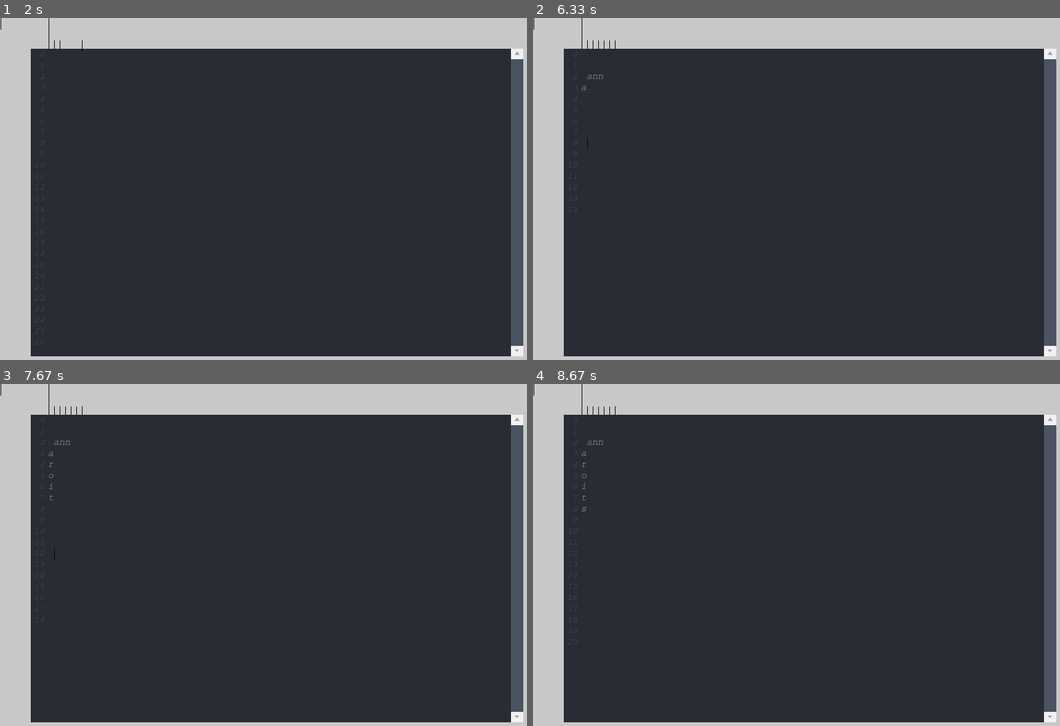
Above: before the commit, frames 1-4 (two rows, left to right).
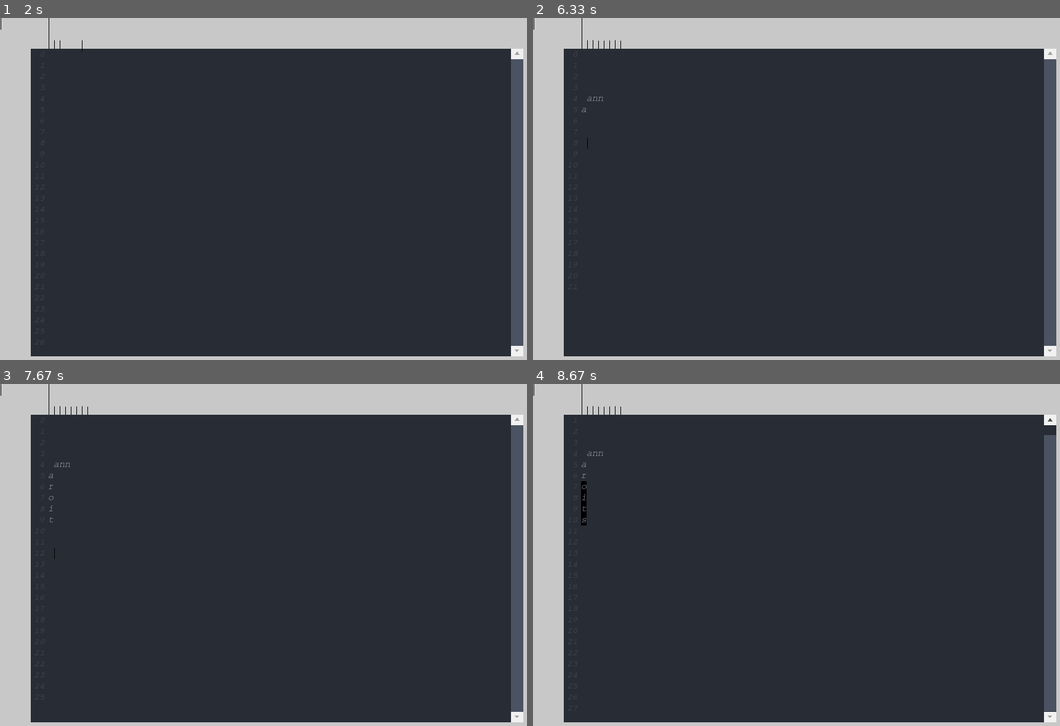
Above: after the commit, the same moments.

Repository: CribberSix/pygame-texteditor
Game: pygame game, started from how-to-use.py
Same seed, same stepped clock (60 frames per second), same inputs: the game is played once before the commit and once after it.
Inputs (mouse positions are in pixels of both pictures, inside the frame that each line leads up to):
- Up to frame 1 (2 s): hold Backspace 0.33-0.8 s; hold Right 0.33-0.8 s; tap Enter at 0.88 s; hold Right Shift 1.22-1.68 s; hold Right 1.22-1.68 s; tap Space at 1.28, 1.58 s; tap Tab at 1.77 s
- Up to frame 2 (6.33 s): hold Backspace 2.1-2.57 s; hold Right 2.1-2.57 s; tap Space at 2.17, 2.47, 3.38, 3.68, 3.93, 4.6, 4.9, 5.1, 5.4, 5.67 s; tap Delete at 2.65 s; move the mouse to (785, 113) at 2.98 s; press the mouse at (785, 113) at 3.02 s; move the mouse to (849, 106) at 3.12 s; release the mouse at (907, 100) at 3.25 s; hold Right 3.32-3.78 s; hold Up 3.87-4.17 s; press the mouse at (1049, 353) at 4.23 s; move the mouse to (1007, 233) at 4.33 s; release the mouse at (965, 113) at 4.47 s; hold Right 4.53-5 s; hold Left 5.03-5.57 s; hold Delete 5.6-5.9 s; hold Down 5.6-5.9 s; type "a" at 5.93 s; type "nn" at 6.03 s; type "a" at 6.27 s; tap Enter at 6.27 s
- Up to frame 3 (7.67 s): tap Enter every 0.33 s from 6.4 to 7.4 s; type "r" at 6.6 s; type "o" at 6.93 s; type "i" at 7.27 s; type "t" at 7.6 s
- Up to frame 4 (8.67 s): tap Enter at 7.73, 8.07 s; type "s" at 7.93 s; press the mouse at (1049, 719) at 8.3 s; move the mouse to (1012, 619) at 8.4 s; release the mouse at (975, 520) at 8.53 s; press the mouse at (1049, 421) at 8.63 s

Frame 1 is identical in both runs. In frame 2, less than 0.1% of the frame differs, in the area x 6-17%, y 0-80%; in frame 3, less than 0.1%; in frame 4, 0.3%, in the area x 6-100%, y 0-96%.

Commit message:
bugfix for upwards arrow + documentation of LOC

Diff:
--- a/pygametexteditor/_input_handling_keyboard.py
+++ b/pygametexteditor/_input_handling_keyboard.py
@@ -2,8 +2,9 @@
 
 def handle_keyboard_input(self, pygame_events):
     self.deleteCounter += 1
-    self.deleteCounter = self.deleteCounter % 2
-    # TODO: find a good option here. If FPS_max = 30; then we can delete 15 characters each second
+    self.deleteCounter = self.deleteCounter % 4
+    # TODO: find a good option here. If FPS = 60; then we can delete 15 characters each second
+    # FPS are set in __init__.py
 
     # Detect tapping/holding of the "DELETE" and "BACKSPACE" key
     pressed_keys = pygame.key.get_pressed()
@@ -36,7 +37,7 @@
                 self.handle_keyboard_space()
             elif event.key == pygame.K_RETURN:  # ___RETURN
                 self.handle_keyboard_return()
-            elif event.key == pygame.K_UP and self.chosen_LineIndex > 0:  # ___ARROW_UP
+            elif event.key == pygame.K_UP:  # ___ARROW_UP
                 self.handle_keyboard_arrow_up()
             elif event.key == pygame.K_DOWN:  # ___ARROW_DOWN
                 self.handle_keyboard_arrow_down()
@@ -51,29 +52,39 @@
 
 
 def handle_keyboard_backspace(self):
+
     self.chosen_LetterIndex = int(self.chosen_LetterIndex)  # TODO: Why would it not be of type integer?
-    # TODO: DELETES ALL ROWS BEFORE THE CURSOR (!) --> MOUSE DRAG sideffect?
-
-    if self.chosen_LetterIndex == 0 and self.chosen_LineIndex > 0:
+    # TODO: Deletion-speed is a bit off
+    # TODO: Differentiate between a one-time-press and a longer pressing
+    # --> wait x amount of time before deleting the second character if the is being pressed.
+    # --> I already do that (self.deleteCounter), but how can I improve it?
+
+    if self.chosen_LetterIndex == 0 and self.chosen_LineIndex == 0:
+        # First position and in the first Line -> nothing happens
+        pass
+    elif self.chosen_LetterIndex == 0 and self.chosen_LineIndex > 0:
         # One Line back if at X-Position 0 and not in the first Line
-        # Line & Letter Handling
+
+        # set letter and line index to newly current line
         self.chosen_LineIndex -= 1
+        self.chosen_LetterIndex = len(self.line_String_array[self.chosen_LineIndex])
+        # set visual cursor one line above and at the end of the line
         self.cursor_Y -= self.line_gap
         self.cursor_X = self.xline_start + (len(self.line_String_array[self.chosen_LineIndex]) * self.letter_size_X)
-        self.chosen_LetterIndex = len(self.line_String_array[self.chosen_LineIndex])
-
-        # take the rest of the line into the previous line
+
+        # take the rest of the former line into the current line
         self.line_String_array[self.chosen_LineIndex] = self.line_String_array[self.chosen_LineIndex] + \
             self.line_String_array[self.chosen_LineIndex + 1]
 
-        # delete the Strings-line in order to move the following lines one upwards
+        # delete the former line
+        # LOGICAL lines
         self.line_String_array.pop(self.chosen_LineIndex + 1)
-        self.maxLines -= 1  # Keep the variable aligned
-        self.line_Text_array.pop(
-            self.chosen_LineIndex + 1)  # delete the Text-line in order to move the following lines one upwards
+        self.maxLines -= 1
+        # VISUAL lines
+        self.line_Text_array.pop(self.chosen_LineIndex + 1)
         self.rerenderLineNumbers = True
 
-        # Scroll Handling
+        # Handling of the resulting scrolling functionality of removing one line
         if self.showStartLine > 0:
             if (self.showStartLine + self.showable_line_numbers_in_editor) > self.maxLines:
                 # The scrollbar is all the way down. We delete a line,
@@ -87,20 +98,21 @@
             self.cursor_Y += self.line_gap
 
     elif self.chosen_LetterIndex > 0:
-        # mid-line -> Delete a letter (but only if there are letters left) (Cursor moves)
-        self.line_String_array[self.chosen_LineIndex] = self.line_String_array[self.chosen_LineIndex][
-                                                        :(self.chosen_LetterIndex - 1)] + self.line_String_array[
-                                                                                              self.chosen_LineIndex][
-                                                                                          (
-                                                                                              self.chosen_LetterIndex):]
+        # mid-line or end of the line -> Delete a letter
+        self.line_String_array[self.chosen_LineIndex] = self.line_String_array[self.chosen_LineIndex]\
+            [:(self.chosen_LetterIndex - 1)] + self.line_String_array[self.chosen_LineIndex][self.chosen_LetterIndex:]
+
         self.cursor_X -= self.letter_size_X
         self.chosen_LetterIndex -= 1
-    # TODO: end of line?
+    else:
+        raise ValueError("INVALID CONSTRUCT: handle_keyboard_backspace. \
+                         \nLine:" + str(self.chosen_LineIndex) + "\nLetter: " + str(self.chosen_LetterIndex))
 
 
 def handle_keyboard_delete(self):
+
     if self.chosen_LetterIndex < (len(self.line_String_array[self.chosen_LineIndex])):
-        # mid-line (Cursor stays on point), cut one letter out
+        # start of the line or mid-line (Cursor stays on point), cut one letter out
         self.line_String_array[self.chosen_LineIndex] = self.line_String_array[self.chosen_LineIndex] \
              [:self.chosen_LetterIndex] + self.line_String_array[self.chosen_LineIndex][(self.chosen_LetterIndex + 1):]
 
@@ -123,51 +135,61 @@
                     self.showStartLine -= 1  # "pull one visual line down" (array-based)
                     self.cursor_Y += self.line_gap  # move the curser one down.  (visually based)
     else:
-        raise ValueError(" INVALID CONSTRUCT: handle_keyboard_delete")
+        raise ValueError(" INVALID CONSTRUCT: handle_keyboard_delete. \
+                         \nLine:" + str(self.chosen_LineIndex) + "\nLetter: " + str(self.chosen_LetterIndex))
 
 
 def handle_keyboard_arrow_left(self):
-    if self.chosen_LetterIndex > 0:  # mid-line
+    if self.chosen_LetterIndex > 0:  # mid-line or end of line
         self.chosen_LetterIndex -= 1
         self.cursor_X -= self.letter_size_X
+    elif self.chosen_LetterIndex == 0 and self.chosen_LineIndex == 0:
+        # first line, first position, nothing happens
+        pass
     elif self.chosen_LetterIndex == 0 and self.chosen_LineIndex > 0:  # Move over into previous Line (if there is any)
         self.chosen_LineIndex -= 1
         self.chosen_LetterIndex = len(self.line_String_array[self.chosen_LineIndex])  # end of previous line
-        self.cursor_X = self.xline_start + (
-                len(self.line_String_array[self.chosen_LineIndex]) * self.letter_size_X)
+        self.cursor_X = self.xline_start + (len(self.line_String_array[self.chosen_LineIndex]) * self.letter_size_X)
         self.cursor_Y -= self.line_gap
         if self.chosen_LineIndex < self.showStartLine:
+            # handling scroll functionality if necessary (moved above shown lines)
             self.showStartLine -= 1
             self.cursor_Y += self.line_gap
             self.rerenderLineNumbers = True
 
+
 def handle_keyboard_arrow_right(self):
-    if self.chosen_LetterIndex < (len(self.line_String_array[self.chosen_LineIndex])):  # mid-line
+    if self.chosen_LetterIndex < (len(self.line_String_array[self.chosen_LineIndex])):
+        # mid-line or start of the line
         self.chosen_LetterIndex += 1
         self.cursor_X += self.letter_size_X
-    elif self.chosen_LetterIndex == len(self.line_String_array[self.chosen_LineIndex]) and not (
-            self.chosen_LineIndex == (
-            self.maxLines - 1)):  # end of line => move over into the start of the next lint
+    elif self.chosen_LetterIndex == len(self.line_String_array[self.chosen_LineIndex]) and \
+            not (self.chosen_LineIndex == (self.maxLines - 1)):
+        # end of line => move over into the start of the next line
+
         self.chosen_LetterIndex = 0
         self.chosen_LineIndex += 1
         self.cursor_X = self.xline_start
         self.cursor_Y += self.line_gap
-        if self.chosen_LineIndex > (
-                self.showStartLine + self.showable_line_numbers_in_editor - 1):  # I move downward outside of the rendered lines => "pull the lines up"
+        if self.chosen_LineIndex > (self.showStartLine + self.showable_line_numbers_in_editor - 1):
+            # handling scroll functionality if necessary (moved below showed lines)
             self.showStartLine += 1
             self.cursor_Y -= self.line_gap
             self.rerenderLineNumbers = True
 
 def handle_keyboard_arrow_down(self):
-    if self.chosen_LineIndex < (self.maxLines - 1):  # Not in the last line, i can move downward.
+    if self.chosen_LineIndex < (self.maxLines - 1):
+        # Not in the last line, downward movement possible
         self.chosen_LineIndex += 1
         self.cursor_Y += self.line_gap
+
         if len(self.line_String_array[self.chosen_LineIndex]) < self.chosen_LetterIndex:
+            # reset letter-index
             self.chosen_LetterIndex = len(self.line_String_array[self.chosen_LineIndex])
-            self.cursor_X = ((len(
-                self.line_String_array[self.chosen_LineIndex])) * self.letter_size_X) + self.xline_start
+            self.cursor_X = (len(self.line_String_array[self.chosen_LineIndex]) * self.letter_size_X) + self.xline_start
+
         if self.chosen_LineIndex > (self.showStartLine + self.showable_line_numbers_in_editor - 1):
-            # I move downward outside of the rendered lines => "pull the lines up"
+            # handle scrolling functionality if necessary (moved below shown lines)
             self.showStartLine += 1
             self.cursor_Y -= self.line_gap
             self.rerenderLineNumbers = True
@@ -178,29 +200,31 @@
 
 
 def handle_keyboard_arrow_up(self):
-    self.chosen_LineIndex -= 1
-    self.cursor_Y -= self.line_gap
-    if len(self.line_String_array[
-               self.chosen_LineIndex]) < self.chosen_LetterIndex:  # have to reset (toward the left)
-        self.chosen_LetterIndex = len(self.line_String_array[self.chosen_LineIndex])
-        self.cursor_X = (len(
-            self.line_String_array[self.chosen_LineIndex])) * self.letter_size_X + self.xline_start
-    if self.chosen_LineIndex < self.showStartLine:
-        self.showStartLine -= 1
-        self.cursor_Y += self.line_gap
-        self.rerenderLineNumbers = True
+    if self.chosen_LineIndex == 0:
+        # first line, cannot go upwards
+        pass
+    elif self.chosen_LineIndex > 0:
+        # subsequent lines, upwards movement possible
+        self.chosen_LineIndex -= 1
+        self.cursor_Y -= self.line_gap
+        if len(self.line_String_array[
+                   self.chosen_LineIndex]) < self.chosen_LetterIndex:  # have to reset (toward the left)
+            self.chosen_LetterIndex = len(self.line_String_array[self.chosen_LineIndex])
+            self.cursor_X = (len(
+                self.line_String_array[self.chosen_LineIndex])) * self.letter_size_X + self.xline_start
+        if self.chosen_LineIndex < self.showStartLine:
+            self.showStartLine -= 1
+            self.cursor_Y += self.line_gap
+            self.rerenderLineNumbers = True
 
 
 def handle_keyboard_tab(self):
-    self.line_String_array[self.chosen_LineIndex] = \
-        self.line_String_array[self.chosen_LineIndex][:self.chosen_LetterIndex] + "    " + \
-        self.line_String_array[self.chosen_LineIndex][self.chosen_LetterIndex:]
-
-    self.cursor_X += self.letter_size_X * 4
-    self.chosen_LetterIndex += 4
+    for x in range(0, 4):  # insert 4 spaces
+        self.handle_keyboard_space()
 
 
 def handle_keyboard_space(self):
+    # insert 1 space
     self.line_String_array[self.chosen_LineIndex] = \
         self.line_String_array[self.chosen_LineIndex][:self.chosen_LetterIndex] + " " + \
         self.line_String_array[self.chosen_LineIndex][self.chosen_LetterIndex:]
@@ -210,28 +234,33 @@
 
 
 def handle_keyboard_return(self):
+    # Get "transfer letters" behind cursor up to the end of the line to next line
+    # If the cursor is at the end of the line, transferString is an empty String ("")
     transferString = self.line_String_array[self.chosen_LineIndex][self.chosen_LetterIndex:]
-    # Transfer letters behind cursor to next line
-
-    # Edit previous line
+
+    # Remove transfer letters from the current line
     self.line_String_array[self.chosen_LineIndex] = \
         self.line_String_array[self.chosen_LineIndex][:self.chosen_LetterIndex]
-
+    # re-render current line
     self.line_Text_array[self.chosen_LineIndex] = self.courier_font.render(
-        self.line_String_array[self.chosen_LineIndex], 1, self.textColor)  # formatting the line
-
+        self.line_String_array[self.chosen_LineIndex], 1, self.textColor)
+
+    # set logical cursor indizes and add a new line
     self.chosen_LineIndex += 1
     self.chosen_LetterIndex = 0
     self.maxLines += 1
-    self.cursor_X = self.xline_start
-    self.line_String_array.insert(self.chosen_LineIndex, "")
-    self.line_Text_array.insert(self.chosen_LineIndex, self.courier_font.render("", 1, (10, 10, 10)))
-
-    # EDIT new line with transfer letters
+    self.cursor_X = self.xline_start  # reset cursor to start of the line
+
+    # insert empty line
+    self.line_String_array.insert(self.chosen_LineIndex, "")  # logical line
+    self.line_Text_array.insert(self.chosen_LineIndex, self.courier_font.render("", 1, (10, 10, 10)))  # visual line
+
+    # Edit the new line -> append transfer letters
     self.line_String_array[self.chosen_LineIndex] = self.line_String_array[self.chosen_LineIndex] + transferString
     self.rerenderLineNumbers = True
 
-    if self.chosen_LineIndex > (self.showable_line_numbers_in_editor - 1):  # Last row
+    # handle scrolling functionality
+    if self.chosen_LineIndex > (self.showable_line_numbers_in_editor - 1):  # Last row, visual representation moves down
         self.showStartLine += 1
-    else:
-        self.cursor_Y += self.line_gap  # not in last row, put courser one line down.
+    else:  # not in last row, put courser one line down without changing the shown line numbers
+        self.cursor_Y += self.line_gap
